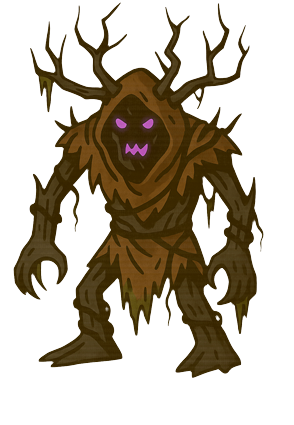
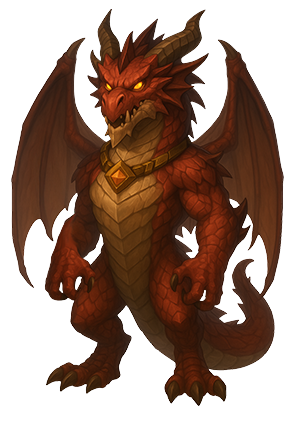
Comparing the layer stacks of the two (294, 425) images. Changes:
added layer "Boss_Dragon" above "Lager 13" over left=11, top=9, right=284, bottom=406
hid "Lager 13" over left=13, top=2, right=264, bottom=378